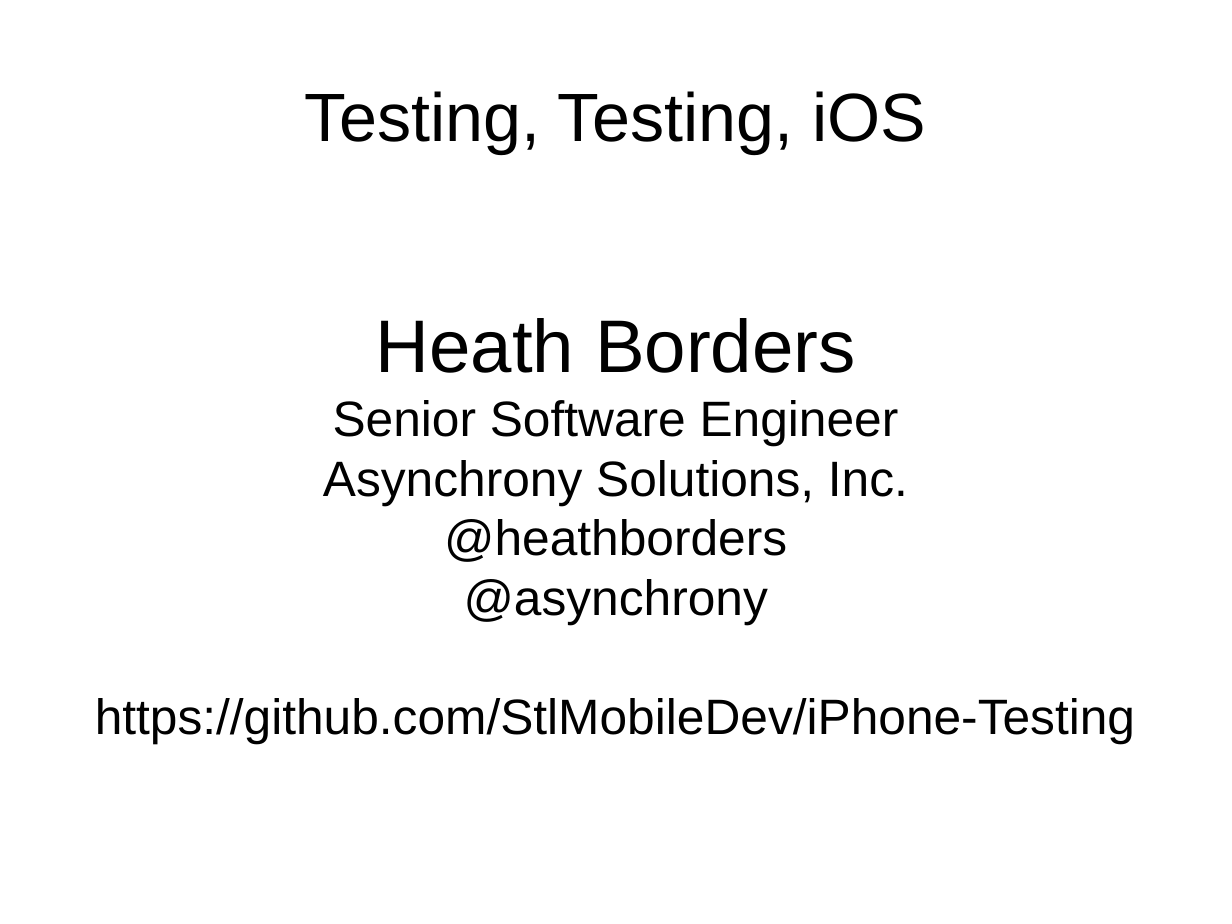
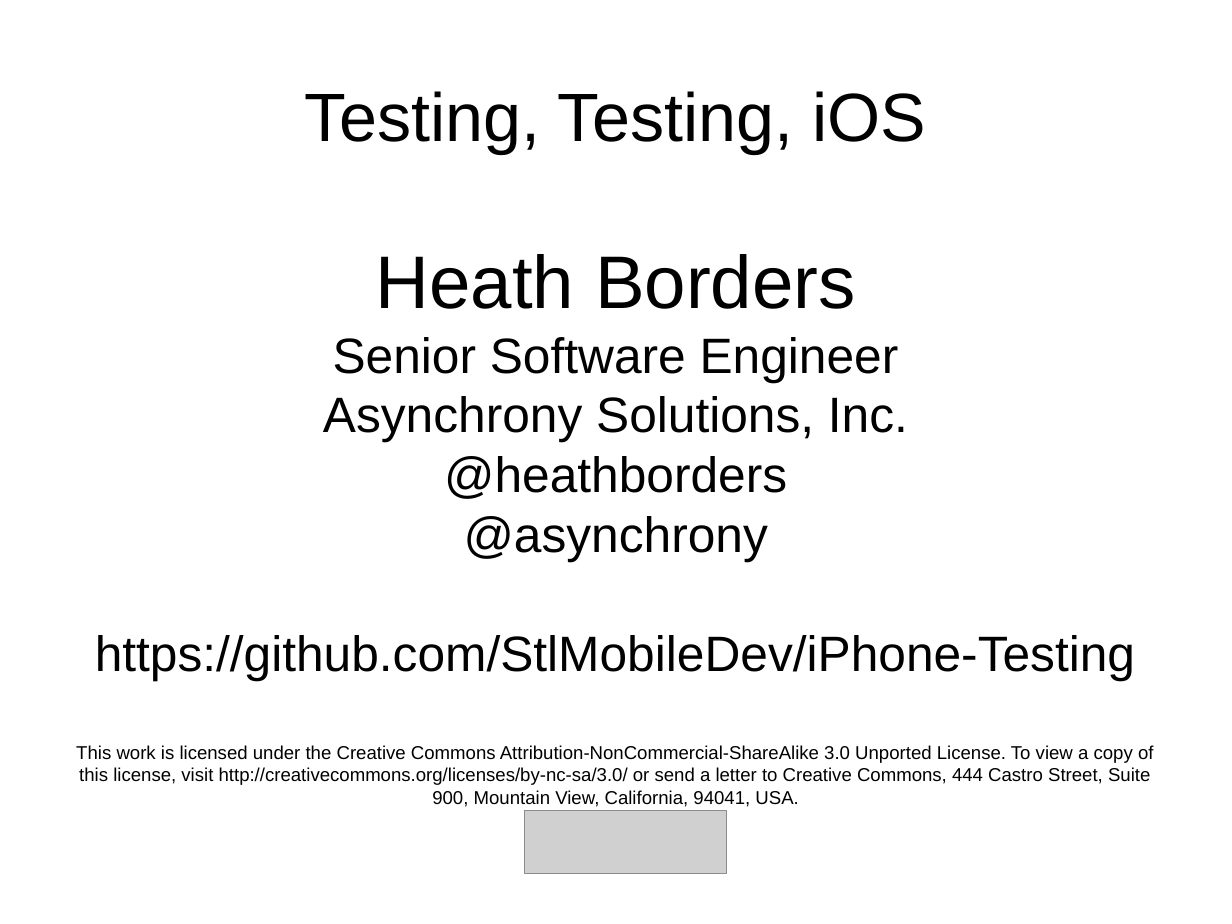
Before and after one commit to StlMobileDev/iPhone-Testing, a slide deck: slide 1 of Testing-Testing-iOS.odp. Drawn at 1232x924 pixels with LibreOffice and Linux fonts; fonts in the diff are those of the drawing; grey boxes stand for pictures. Boxes give left, top, right and bottom in pixels: in the first picture for what was removed or moved away, otherwise in the second. Text is boxed around its words. In the diff, an @@ line names an element or a change of style, - is before the commit and + after.

Commit message:
Creative Commons-ized.

```diff
--- a/Testing-Testing-iOS.odp
+++ b/Testing-Testing-iOS.odp
@@ subtitle at [76,745,1153,807]: paragraph added @@
+This work is licensed under the Creative Commons Attribution-NonCommercial-ShareAlike 3.0 Unported License. To view a copy of this license, visit http://creativecommons.org/licenses/by-nc-sa/3.0/ or send a letter to Creative Commons, 444 Castro Street, Suite 900, Mountain View, California, 94041, USA.
@@ picture added at [525,811,727,874] @@
```
Also in this commit, not shown: 1 other file.
